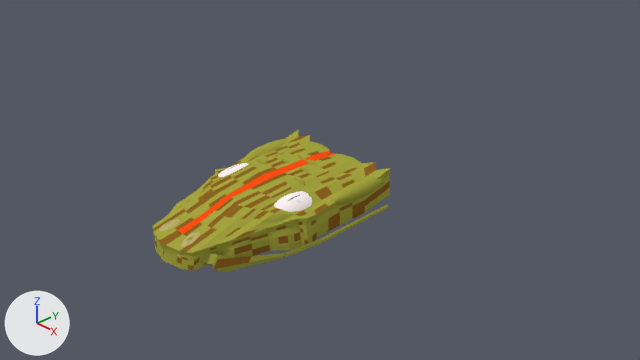
What one commit did to the Blender file img/HEAD.blend.
Rendered twice from the file's camera 'Camera'. Lighting does not change. The marker at lower left points along +X, +Y and +Z.
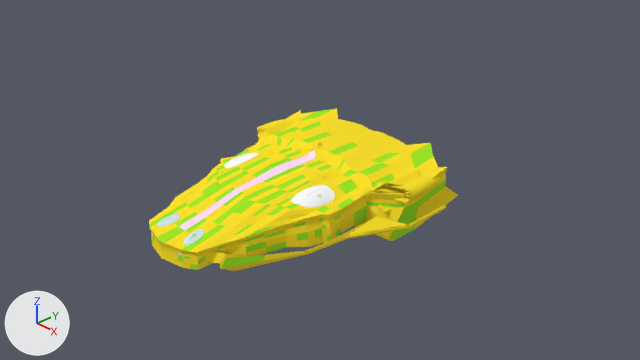
The change in detail:
Material 'Head Main' (mat_head_main) changes colour from yellow #a5a53f to yellow #fce12c; in linear values from (0.375, 0.376, 0.0504) to (0.97, 0.75, 0.0248).
Material 'Head First' (mat_head_first) changes colour from brown #8d6223 to green #9ce52a; in linear values from (0.267, 0.122, 0.0165) to (0.333, 0.787, 0.0228).
Material 'Head Line' (mat_head_line) changes colour from orange #ff4e13 to white #ffdbf4; in linear values from (1.0, 0.0767, 0.00657) to (1.0, 0.707, 0.902).
Material 'Material.001' (mat_material_001) changes colour from yellow #c0b370 to white #cbe8eb; in linear values from (0.528, 0.451, 0.162) to (0.598, 0.804, 0.828).
me_plane is used by ob_plane; location (0.0, 0.0, 0.0); rotation (0.0, 0.0, 3.142), in degrees (0, 0, 180).
me_plane had 3747 vertices, 3906 faces and spanned x -0.03..1.29, y -1.04..2.46, z -0.09..0.73.
me_plane now has 3747 vertices, 3906 faces and spans x -0.4..1.65, y -1.42..2.46, z -0.34..0.88.
me_plane part 1: 1065 of 3747 vertices moved; they spanned x -0.03..1.29, y -1.04..0.63, z -0.01..0.73 and now span x -0.4..1.65, y -1.42..0.16, z -0.34..0.88; mean shift (0.05, 0.0, 0.0); largest move (1.08, -1.04, 0.2) -> (1.43, -1.42, 0.01).
Object 'Plane' (ob_plane) moves from (0.0, 0.0, 0.0) to (-0.12, 0.48, -0.03).
Object 'Plane' (ob_plane) is rescaled from (1.0, 1.0, 1.0) to (1.21, 1.18, 1.0).

Where the change shows, as pixel boxes [x1, y1, x2, y2] in the pictures (640 x 360 px; the box of a moved part takes in the faces that stretch with it):
'Plane', recoloured, reshaped, moved, rescaled (30% wider, 15% taller): before [153, 130, 391, 272]; after [149, 108, 458, 271]
part 1 of me_plane, moved or reshaped: before [163, 130, 391, 255]; after [161, 108, 458, 256]
